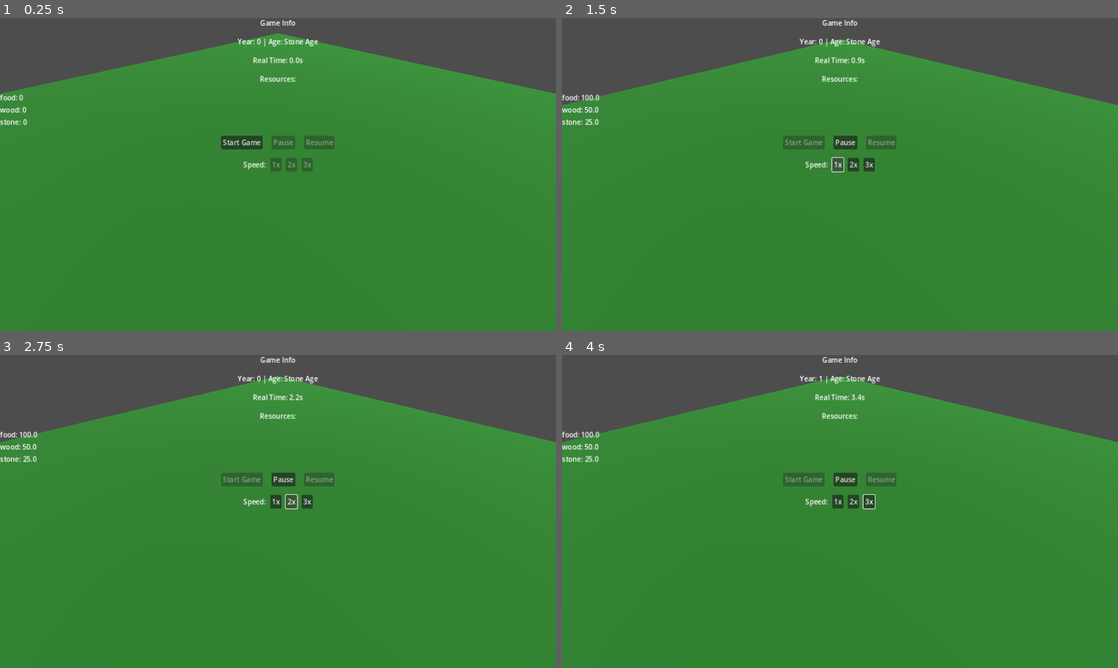
Above: before the commit, frames 1-4 (two rows, left to right).
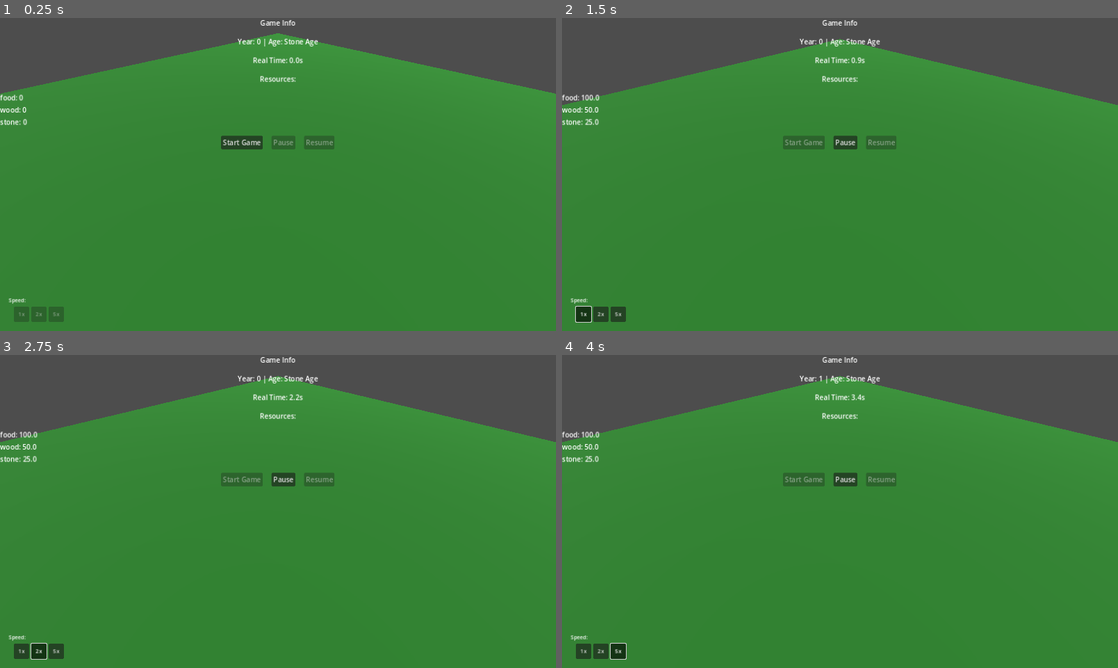
Above: after the commit, the same moments.

Repository: Tyler-Lundin/lost-star-0
Game: Godot game, scene res://scenes/game/main_game.tscn
The game is run twice, just before and just after one commit, with the same random seed, the same clock (stepped at 60 frames per second) and the same inputs.
Inputs (mouse positions are in pixels of both pictures, inside the frame that each line leads up to):
- Up to frame 1 (0.25 s): no input
- Up to frame 2 (1.5 s): click "Start Game" at 0.5 s; click "1x" at 1.25 s
- Up to frame 3 (2.75 s): click "2x" at 2 s
- Up to frame 4 (4 s): click (867, 502) at 2.75 s, where only the run before the commit has a clickable "3x"; click (617, 652) at 3.5 s, where only the run after the commit has a clickable "5x"

The runs differ from the first frame. In frame 1, 0.7% of the frame differs, in the area x 1-57%, y 44-98%; in frame 2, 0.8%; in frame 3, 0.8%; in frame 4, 0.8%.

Commit message:
UI: Improve speed controls layout and responsiveness - Reduce speed button size to 35x35px - Set font size to 12px - Adjust spacing and positioning - Fix node initialization timing

Diff:
--- a/resources/config/game_config.json
+++ b/resources/config/game_config.json
@@ -6,7 +6,7 @@
     },
     "time": {
         "seconds_per_year": 60.0,
-        "years_per_age": 100,
+        "years_per_age": 3000,
         "auto_save_interval": 300.0
     },
     "resources": {
@@ -24,7 +24,7 @@
     "ages": {
         "Stone Age": {
             "next_age": "Bronze Age",
-            "years_required": 100,
+            "years_required": 3000,
             "requirements": {
                 "food": 1000,
                 "wood": 500,
--- a/scenes/game/main_game.tscn
+++ b/scenes/game/main_game.tscn
@@ -87,23 +87,56 @@
 layout_mode = 2
 text = "Resume"
 
-[node name="SpeedControls" type="HBoxContainer" parent="UI/VBoxContainer"]
+[node name="SpeedControls" type="Control" parent="UI"]
+layout_mode = 1
+anchors_preset = 2
+anchor_left = 0.0
+anchor_top = 1.0
+anchor_right = 0.0
+anchor_bottom = 1.0
+offset_left = 20.0
+offset_top = -80.0
+offset_right = 160.0
+offset_bottom = -20.0
+grow_horizontal = 1
+grow_vertical = 0
+
+[node name="VBoxContainer" type="VBoxContainer" parent="UI/SpeedControls"]
+layout_mode = 1
+anchors_preset = 15
+anchor_right = 1.0
+anchor_bottom = 1.0
+grow_horizontal = 2
+grow_vertical = 2
+theme_override_constants/separation = 5
+
+[node name="SpeedLabel" type="Label" parent="UI/SpeedControls/VBoxContainer"]
 layout_mode = 2
-theme_override_constants/separation = 10
+theme_override_font_sizes/font_size = 12
+text = "Speed:"
+
+[node name="HBoxContainer" type="HBoxContainer" parent="UI/SpeedControls/VBoxContainer"]
+layout_mode = 2
+theme_override_constants/separation = 5
 alignment = 1
 
-[node name="SpeedLabel" type="Label" parent="UI/VBoxContainer/SpeedControls"]
+[node name="Speed1xButton" type="Button" parent="UI/SpeedControls/VBoxContainer/HBoxContainer"]
+custom_minimum_size = Vector2(35, 35)
 layout_mode = 2
-text = "Speed:"
+theme_override_font_sizes/font_size = 12
+text = "1x"
+toggle_mode = true
 
-[node name="Speed1xButton" type="Button" parent="UI/VBoxContainer/SpeedControls"]
+[node name="Speed2xButton" type="Button" parent="UI/SpeedControls/VBoxContainer/HBoxContainer"]
+custom_minimum_size = Vector2(35, 35)
 layout_mode = 2
-text = "1x"
+theme_override_font_sizes/font_size = 12
+text = "2x"
+toggle_mode = true
 
-[node name="Speed2xButton" type="Button" parent="UI/VBoxContainer/SpeedControls"]
+[node name="Speed5xButton" type="Button" parent="UI/SpeedControls/VBoxContainer/HBoxContainer"]
+custom_minimum_size = Vector2(35, 35)
 layout_mode = 2
-text = "2x"
-
-[node name="Speed3xButton" type="Button" parent="UI/VBoxContainer/SpeedControls"]
-layout_mode = 2
-text = "3x"
+theme_override_font_sizes/font_size = 12
+text = "5x"
+toggle_mode = true
--- a/scripts/core/time_manager.gd
+++ b/scripts/core/time_manager.gd
@@ -2,7 +2,7 @@
 
 # Time-related constants
 const SECONDS_PER_YEAR: float = 0.2  # 5 real seconds = 1 game year (1/5 = 0.2)
-const YEARS_PER_AGE: int = 100
+const YEARS_PER_AGE: int = 3000  # Changed from 100 to 3000 for Stone Age
 
 # Current game time
 var current_year: float = 0.0  # Changed to float to handle fractional years
@@ -24,7 +24,7 @@
     },
     "Bronze Age": {
         "next_age": "Iron Age",
-        "years_required": YEARS_PER_AGE,
+        "years_required": 100,
         "requirements": {
             "food": 2000,
             "wood": 1000,
--- a/scripts/game/main_game.gd
+++ b/scripts/game/main_game.gd
@@ -5,21 +5,31 @@
 @onready var start_button = $UI/VBoxContainer/Controls/StartButton
 @onready var pause_button = $UI/VBoxContainer/Controls/PauseButton
 @onready var resume_button = $UI/VBoxContainer/Controls/ResumeButton
-@onready var speed1x_button = $UI/VBoxContainer/SpeedControls/Speed1xButton
-@onready var speed2x_button = $UI/VBoxContainer/SpeedControls/Speed2xButton
-@onready var speed3x_button = $UI/VBoxContainer/SpeedControls/Speed3xButton
+@onready var speed1x_button = $UI/SpeedControls/VBoxContainer/HBoxContainer/Speed1xButton
+@onready var speed2x_button = $UI/SpeedControls/VBoxContainer/HBoxContainer/Speed2xButton
+@onready var speed5x_button = $UI/SpeedControls/VBoxContainer/HBoxContainer/Speed5xButton
 @onready var debug_timer = $UI/VBoxContainer/DebugTimer
 
 var real_time_elapsed: float = 0.0
 
 func _ready() -> void:
+    # Wait for multiple frames to ensure all nodes are ready
+    await get_tree().process_frame
+    await get_tree().process_frame
+    await get_tree().process_frame
+
+    # Verify all nodes are valid before connecting signals
+    if not _verify_nodes():
+        push_error("Some UI nodes are missing or invalid")
+        return
+
     # Connect button signals
     start_button.pressed.connect(_on_start_pressed)
     pause_button.pressed.connect(_on_pause_pressed)
     resume_button.pressed.connect(_on_resume_pressed)
     speed1x_button.pressed.connect(_on_speed_1x_pressed)
     speed2x_button.pressed.connect(_on_speed_2x_pressed)
-    speed3x_button.pressed.connect(_on_speed_3x_pressed)
+    speed5x_button.pressed.connect(_on_speed_5x_pressed)
 
     # Connect EventBus signals
     EventBus.time_advanced.connect(_on_time_advanced)
@@ -33,6 +43,19 @@
     _update_ui_state()
     _create_resource_labels()
     _update_speed_buttons()
+
+func _verify_nodes() -> bool:
+    return (
+        is_instance_valid(time_info) and
+        is_instance_valid(resource_list) and
+        is_instance_valid(start_button) and
+        is_instance_valid(pause_button) and
+        is_instance_valid(resume_button) and
+        is_instance_valid(speed1x_button) and
+        is_instance_valid(speed2x_button) and
+        is_instance_valid(speed5x_button) and
+        is_instance_valid(debug_timer)
+    )
 
 func _create_resource_labels() -> void:
     # Clear existing labels
@@ -57,13 +80,13 @@
     # Update speed buttons state
     speed1x_button.disabled = not is_started or is_paused
     speed2x_button.disabled = not is_started or is_paused
-    speed3x_button.disabled = not is_started or is_paused
+    speed5x_button.disabled = not is_started or is_paused
 
 func _update_speed_buttons() -> void:
     var current_speed = TimeManager.time_scale
     speed1x_button.button_pressed = current_speed == 1.0
     speed2x_button.button_pressed = current_speed == 2.0
-    speed3x_button.button_pressed = current_speed == 3.0
+    speed5x_button.button_pressed = current_speed == 5.0
 
 func _on_start_pressed() -> void:
     GameManager.start_game()
@@ -82,8 +105,8 @@
     TimeManager.set_time_scale(2.0)
     _update_speed_buttons()
 
-func _on_speed_3x_pressed() -> void:
-    TimeManager.set_time_scale(3.0)
+func _on_speed_5x_pressed() -> void:
+    TimeManager.set_time_scale(5.0)
     _update_speed_buttons()
 
 func _on_time_advanced(delta: float) -> void:
